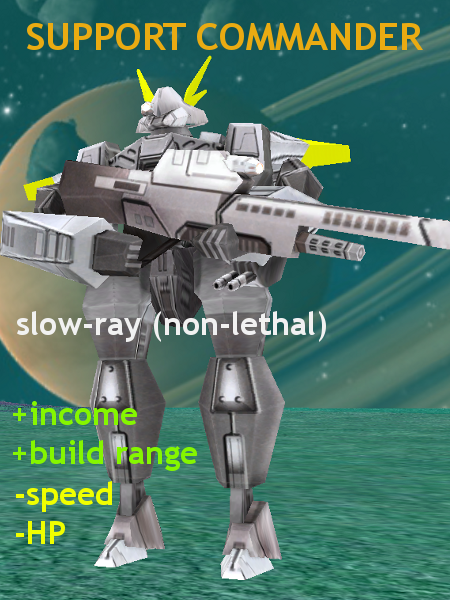
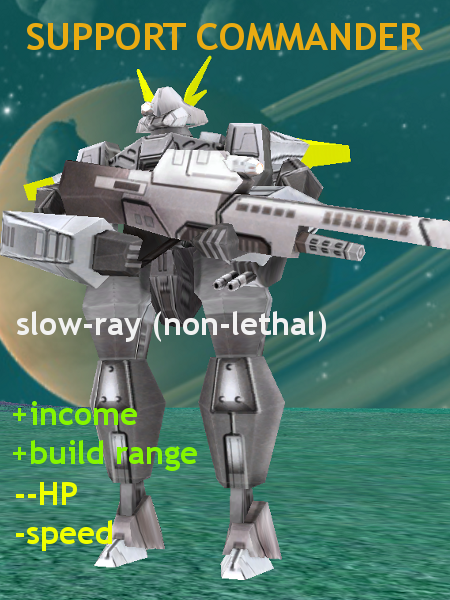
Two versions of the same layered image (450×600). Layer-by-layer changes:
renamed "-speed ..." to "--HP ...", painted on it over [27, 481, 112, 551]
